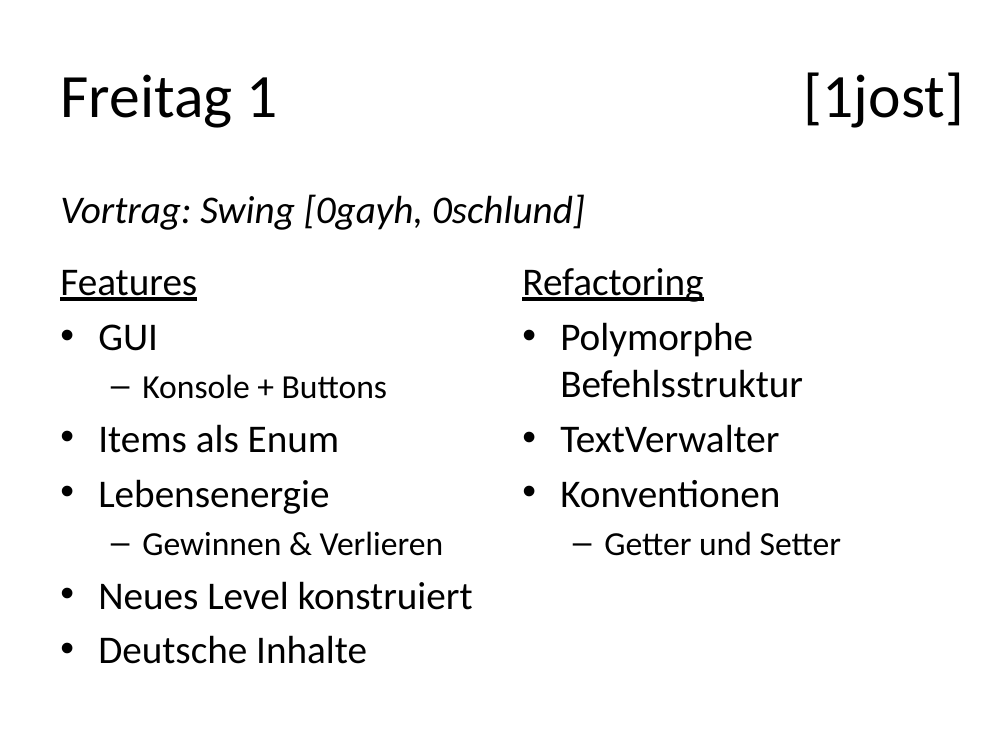
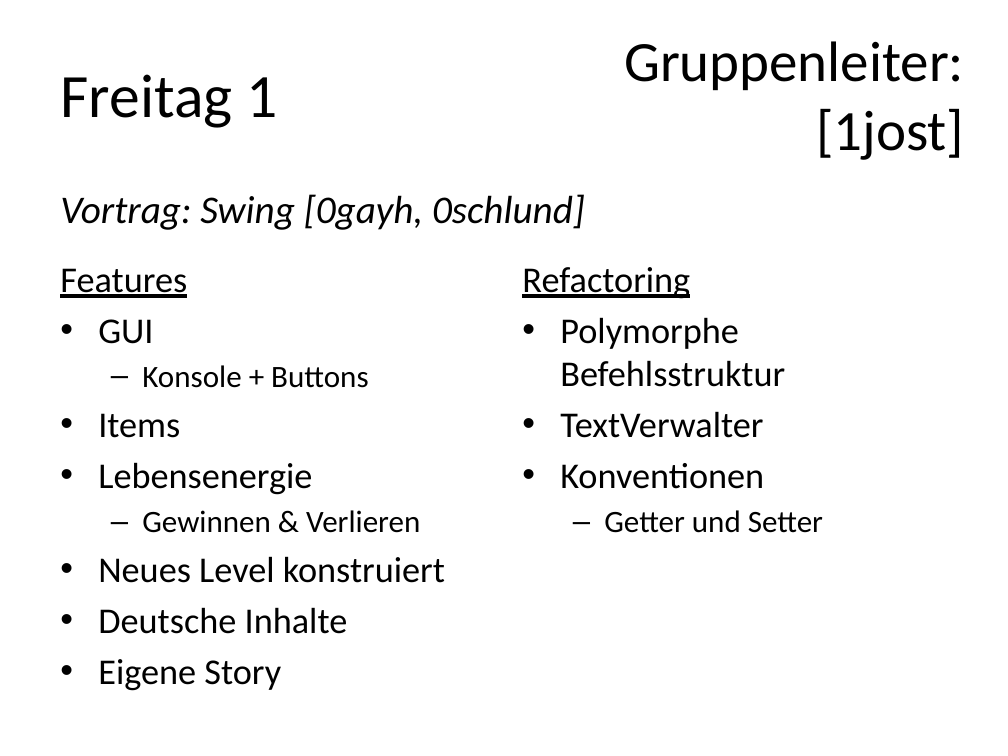
Before and after one commit to FlaShG/SEP12, a slide deck: slide 8 of vortraege/Präsentation_01.pptx (slide 2 before the commit). Drawn at 1008x756 pixels with LibreOffice and Linux fonts; fonts in the diff are those of the drawing. Boxes give left, top, right and bottom in pixels: in the first picture for what was removed or moved away, otherwise in the second. Text is boxed around its words. In the diff, an @@ line names an element or a change of style, - is before the commit and + after.

```diff
--- a/vortraege/Präsentation_01.pptx
+++ b/vortraege/Präsentation_01.pptx
@@ text at (624,41,964,91): paragraph added @@
+Gruppenleiter:
@@ text at (816,108,964,160): size 44 to 40.7 pt in "[1jost]" @@
@@ text at (60,268,445,634): size 28 to 25.9 pt in "Features", "GUI", "Lebensenergie", "Neues Level konstruiert" and 1 more places; size 24 to 22.2 pt in "Konsole + Buttons", "Gewinnen & Verlieren" @@
@@ text "Refactoring" at (522,267,823,533): size 28 to 25.9 pt in "Refactoring", "Polymorphe Befehlsstruktur", "TextVerwalter", "Konventionen"; size 24 to 22.2 pt in "Getter und Setter" @@
@@ text at (98,413,180,438): text changed; size 28 to 25.9 pt @@
-• Items als Enum
+• Items
@@ text at (98,659,281,691): paragraph added @@
+• Eigene Story
```
Also in this commit, not shown: 9 other slides changed, 6 slides added, 1 other file.
